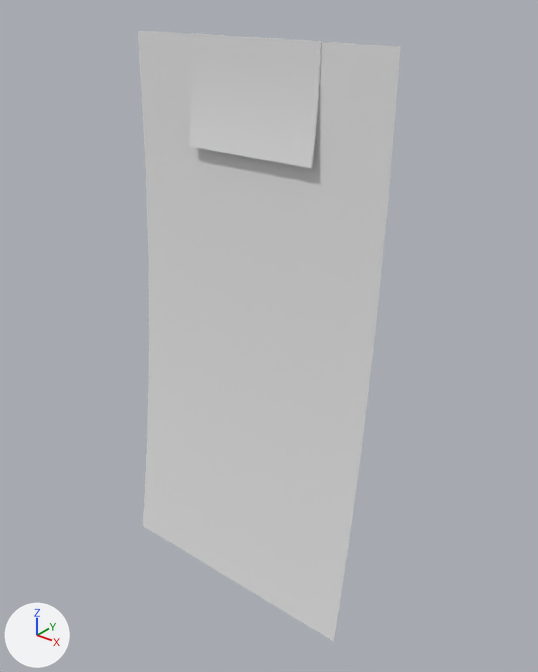
The FBX model Assets/_THALASSO/Art/Meshes/Environment/Props/SM_Paper.fbx as it was, and as the next commit left it.
One viewpoint serves both versions: a camera (50 mm lens) standing at (0.306, -0.367, 0.034) and looking at (0.014, -0.002, -0.192). Lighting does not change. The marker at lower left points along +X, +Y and +Z. Where no turn or scale is listed for an object, it has been applied to the vertices.

In view in the first picture: 'Paper_Note', 'Paper_PostIt'.
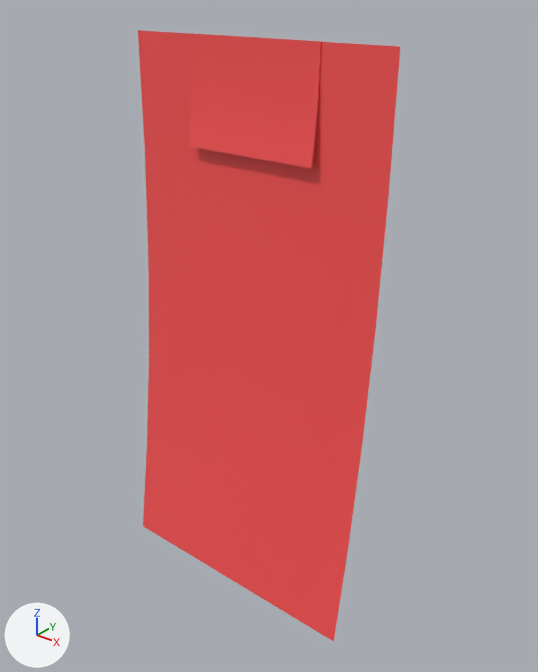
Pixel boxes [x1, y1, x2, y2] of what changed, in the pictures (538 x 672 px):
'Paper_Note', recoloured (grey to red): [138, 30, 400, 642] in both
'Paper_PostIt', recoloured (grey to red): [189, 33, 322, 168] in both

Patch to the scene script:
```diff
--- a/Assets/_THALASSO/Art/Meshes/Environment/Props/SM_Paper.fbx.py
+++ b/Assets/_THALASSO/Art/Meshes/Environment/Props/SM_Paper.fbx.py
@@ mat_m_xs @@
+mat_m_xs = principled_material('M_XS')
+mat_m_xs.base_color = (1.0, 0.0932, 0.0932)  # red #ff5656
+mat_m_xs.roughness = 0.0
@@ me_mesh @@
 me_mesh.from_pydata(...)  # 32 vertices, 30 faces; spans x -0.05..0.05, y -0.0071..0.0, z -0.0696..0.0002
+me_mesh.materials.append(mat_m_xs)  # red #ff5656
@@ me_mesh_001 @@
 me_mesh_001.from_pydata(...)  # 12 vertices, 5 faces; spans x -0.1..0.1, y -0.035..0.0, z -0.398..0.0
+me_mesh_001.materials.append(mat_m_xs)  # red #ff5656
```
